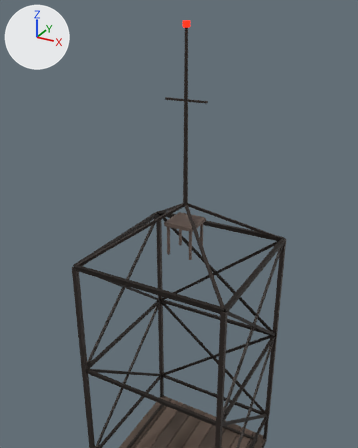
What one commit did to the glTF model public/assets/sunscar-dunes/baked/tower.glb.
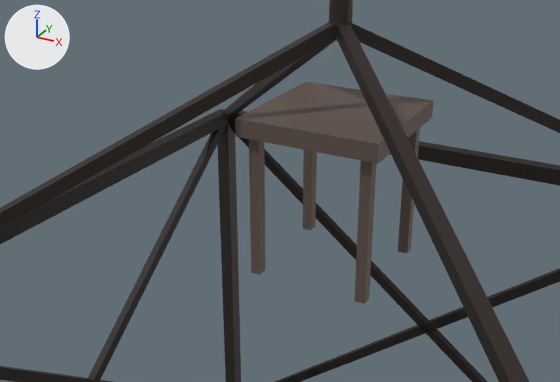
There are two pictures of each version: one from a 50 mm lens placed at (13.57, 64.53, 38.59), pointed at (7.79, 75.05, 33.34), one close up from a 50 mm lens placed at (9.66, 71.34, 34.79), pointed at (7.72, 74.86, 33.03). Arrows for +X, +Y and +Z are at upper left; the lights stay in place. The older version's two pictures come first. Where no turn or scale is listed for an object, it has been applied to the vertices.

Names of what the first close-up shows: 'sunscar.tower.005', 'sunscar.tower.010', 'sunscar.tower.011', 'sunscar.tower.012', 'sunscar.tower.091', 'sunscar.tower.093', 'sunscar.tower.101', 'sunscar.tower.102', 'sunscar.tower.104', 'sunscar.tower.128', 'sunscar.tower.129', 'sunscar.tower.130' and 5 more.
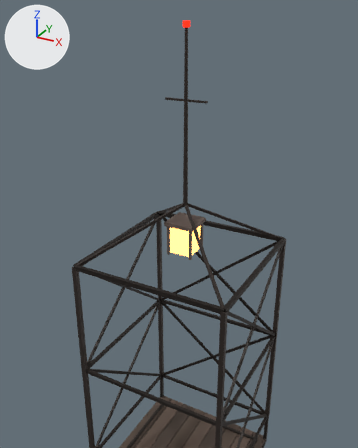
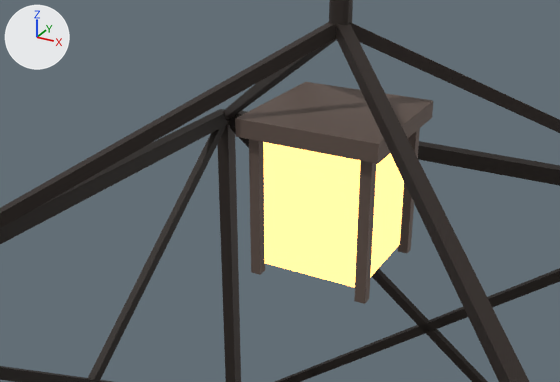
Changed parts and their boxes [x1, y1, x2, y2] in the close-ups (560 x 382 px):
'sunscar.tower.135', added (beige)
    after: [263, 142, 404, 288]

What changed in the scene script:
```text
Add mat_material_008:
    mat_material_008 = bpy.data.materials.new('Material.008')
    # nodes: BsdfTransparent, Emission, LightPath, MixShader, OutputMaterial
    # colours: beige #ffffab
Add me_sunscar_tower_008:
    me_sunscar_tower_008.from_pydata(...)  # a box spanning x -0.3..0.3, y -0.3..0.3, z -0.375..0.375
    me_sunscar_tower_008.materials.append(mat_material_008)
Add ob_sunscar_tower_135:
    ob_sunscar_tower_135 = bpy.data.objects.new('sunscar.tower.135', me_sunscar_tower_008)
    ob_sunscar_tower_135.location = (8.0, 75.0, 33.011)
```
